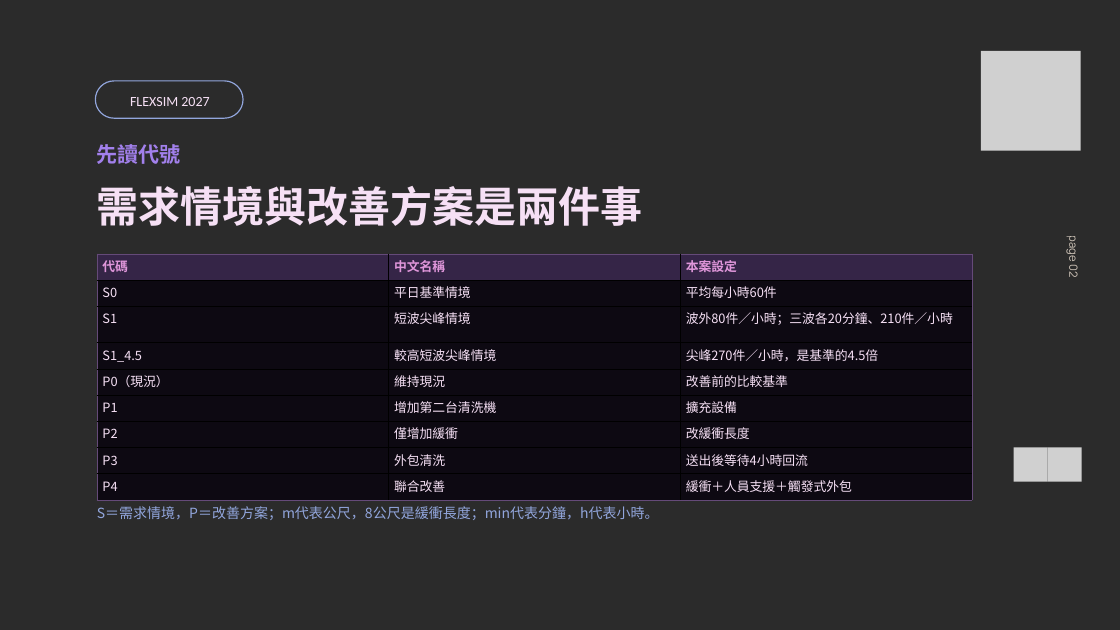
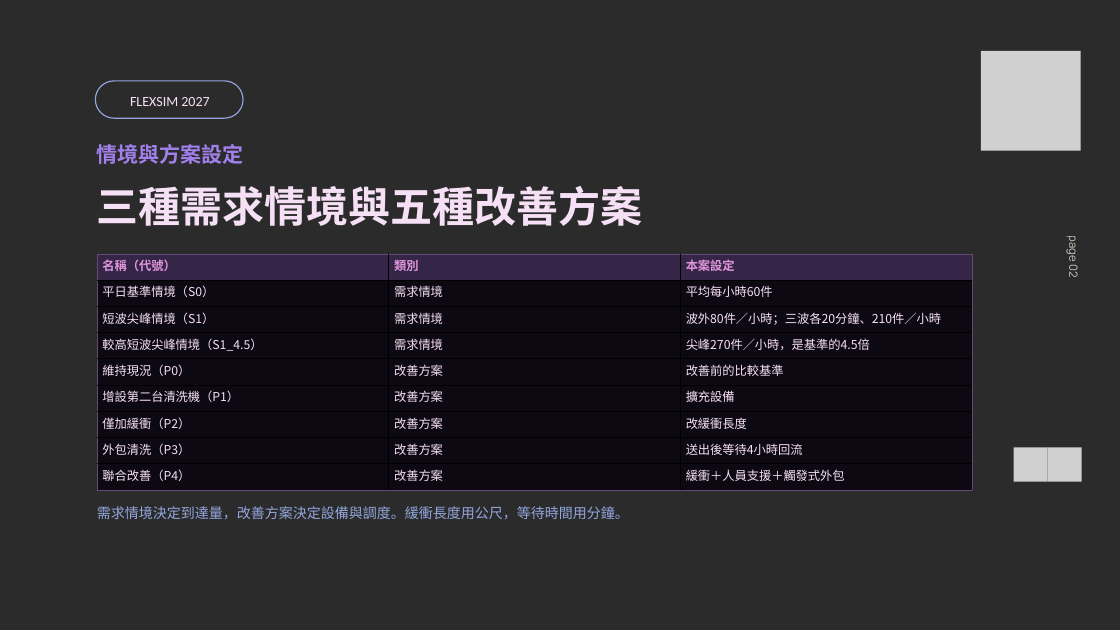
Before and after one commit to JRYTW/flexsim-circular-logistics-digital-twin, a slide deck: slide 2 of 重點檔案/01_成果簡報.pptx. Drawn at 1120x630 pixels with LibreOffice and Linux fonts; fonts in the diff are those of the drawing; grey boxes stand for pictures; background and template pictures are left out; a plain dark background stands for a picture behind light text. Boxes give left, top, right and bottom in pixels: in the first picture for what was removed or moved away, otherwise in the second. Text is boxed around its words. In the diff, an @@ line names an element or a change of style, - is before the commit and + after.

```diff
--- a/重點檔案/01_成果簡報.pptx
+++ b/重點檔案/01_成果簡報.pptx
@@ text at [97, 144, 244, 164]: text changed @@
-先讀代號
+情境與方案設定
@@ text at [97, 186, 643, 226]: text changed @@
-需求情境與改善方案是兩件事
+三種需求情境與五種改善方案
@@ table at [97, 254, 972, 490] @@
-row 1, column 1: 代碼
+row 1, column 1: 名稱（代號）
-row 1, column 2: 中文名稱
+row 1, column 2: 類別
-row 2, column 1: S0
+row 2, column 1: 平日基準情境（S0）
-row 2, column 2: 平日基準情境
+row 2, column 2: 需求情境
-row 3, column 1: S1
+row 3, column 1: 短波尖峰情境（S1）
-row 3, column 2: 短波尖峰情境
+row 3, column 2: 需求情境
-row 4, column 1: S1_4.5
+row 4, column 1: 較高短波尖峰情境（S1_4.5）
-row 4, column 2: 較高短波尖峰情境
+row 4, column 2: 需求情境
-row 5, column 1: P0（現況）
+row 5, column 1: 維持現況（P0）
-row 5, column 2: 維持現況
+row 5, column 2: 改善方案
-row 6, column 1: P1
+row 6, column 1: 增設第二台清洗機（P1）
-row 6, column 2: 增加第二台清洗機
+row 6, column 2: 改善方案
-row 7, column 1: P2
+row 7, column 1: 僅加緩衝（P2）
-row 7, column 2: 僅增加緩衝
+row 7, column 2: 改善方案
-row 8, column 1: P3
+row 8, column 1: 外包清洗（P3）
-row 8, column 2: 外包清洗
+row 8, column 2: 改善方案
-row 9, column 1: P4
+row 9, column 1: 聯合改善（P4）
-row 9, column 2: 聯合改善
+row 9, column 2: 改善方案
@@ size 16.5 to 15.8 pt in "本案設定", "平均每小時60件", "波外80件／小時；三波各20分鐘、210件／小時", "尖峰270件／小時，是基準的4.5倍" and 5 more places @@
@@ text at [97, 506, 629, 519]: text changed @@
-S＝需求情境，P＝改善方案；m代表公尺，8公尺是緩衝長度；min代表分鐘，h代表小時。
+需求情境決定到達量，改善方案決定設備與調度。緩衝長度用公尺，等待時間用分鐘。
```
Also in this commit, not shown: 4 other slides changed, 24 other files.
